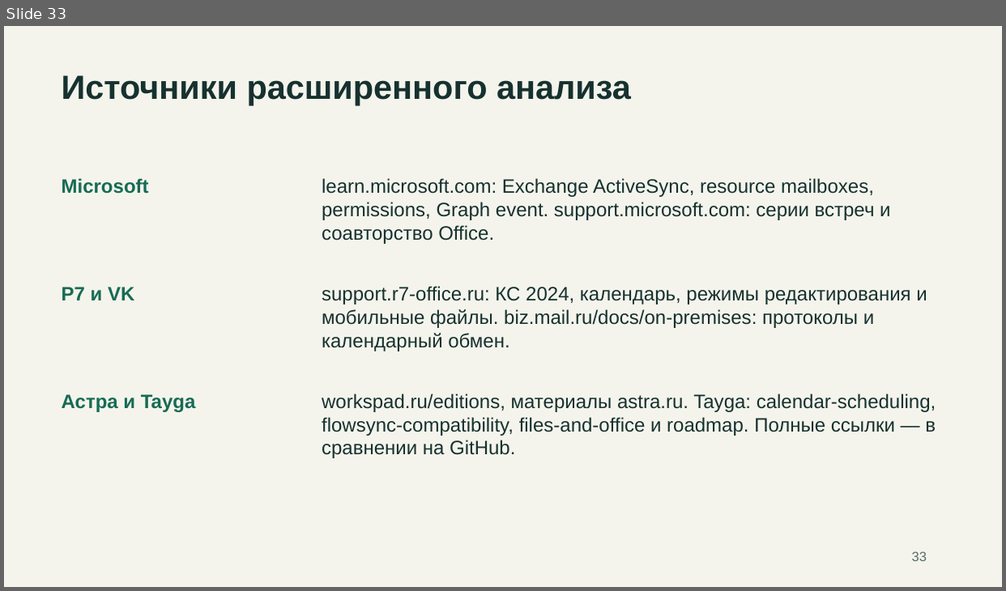
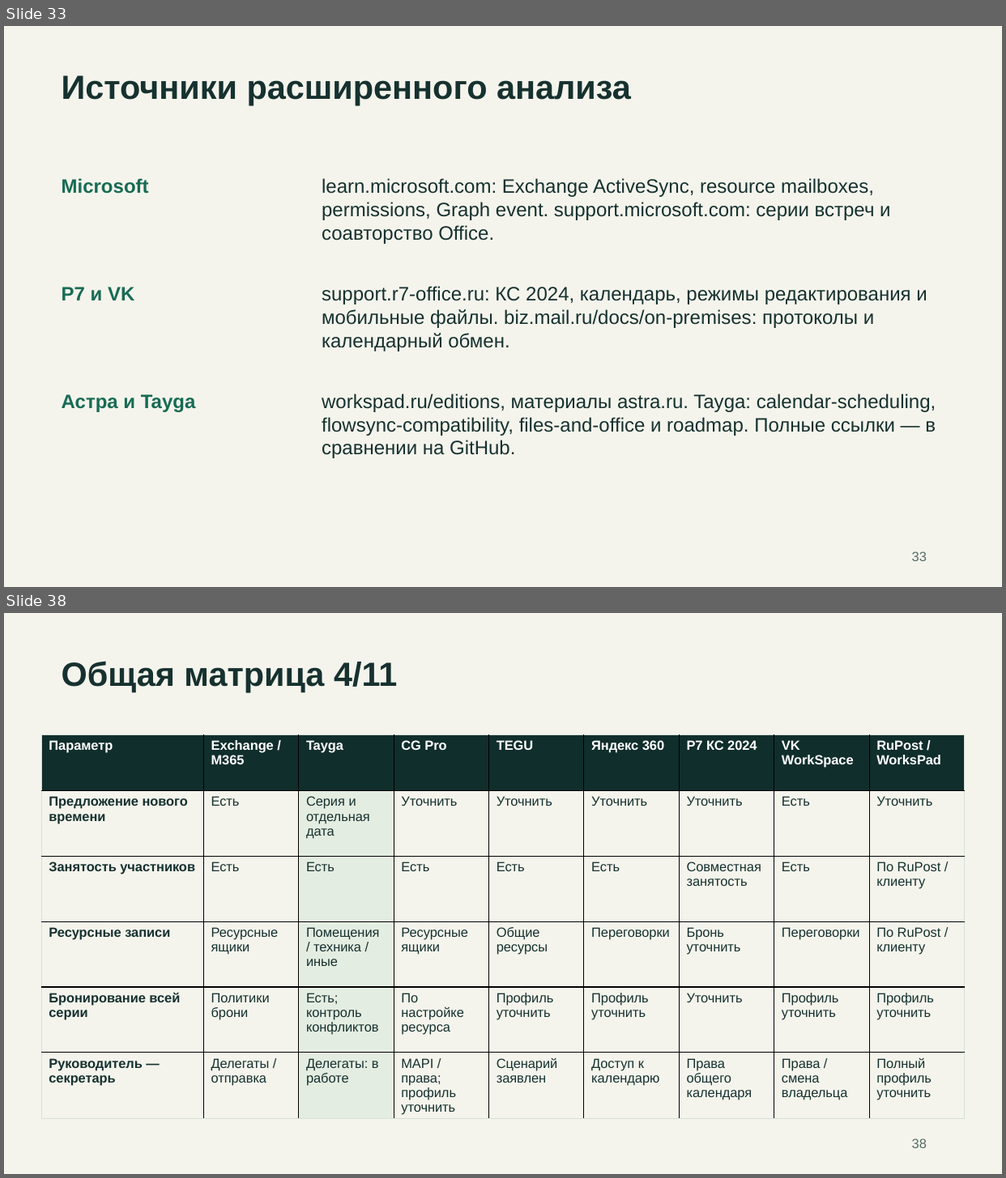
Before and after one commit to rkislov/tayga-mail-server, a slide deck: docs/presentations/tayga-competitors-2026-11-19.pptx. Shown one above the other, each under a label of ours: slide 33 before the commit, slides 33 and 38 after it; the slides between them are not shown. The pictures are 1006x591 and 1006x1178 pixels, drawn with LibreOffice and Linux fonts; fonts in the diff are those of the drawing. Boxes give left, top, right and bottom in pixels: in the first picture for what was removed or moved away, otherwise in the second. Text is boxed around its words. In the diff, an @@ line names an element or a change of style, - is before the commit and + after.

Commit message:
docs: add full comparison matrix and Tayga priorities, refresh product facts

```diff
--- a/docs/presentations/tayga-competitors-2026-11-19.pptx
+++ b/docs/presentations/tayga-competitors-2026-11-19.pptx
@@ slide 38 added at (4,613,1002,1174), background #F4F4EC @@
@@ text added at (62,661,397,692), 32.2 pt, text #16312F, bold @@
+Общая матрица 4/11
@@ table added at (41,735,965,1118), 6 rows, 9 columns @@
+Параметр | Exchange / / M365 | Tayga | CG Pro | TEGU | Яндекс 360 | Р7 КС 2024 | VK WorkSpace | RuPost / / WorksPad
+Предложение нового времени | Есть | Серия и отдельная дата | Уточнить | Уточнить | Уточнить | Уточнить | Есть | Уточнить
+Занятость участников | Есть | Есть | Есть | Есть | Есть | Совместная занятость | Есть | По RuPost / клиенту
+Ресурсные записи | Ресурсные ящики | Помещения / техника / иные | Ресурсные ящики | Общие ресурсы | Переговорки | Бронь уточнить | Переговорки | По RuPost / клиенту
+Бронирование всей серии | Политики брони | Есть; контроль конфликтов | По настройке ресурса | Профиль уточнить | Профиль уточнить | Уточнить | Профиль уточнить | Профиль уточнить
+Руководитель — секретарь | Делегаты / отправка | Делегаты: в работе | MAPI / права; профиль уточнить | Сценарий заявлен | Доступ к календарю | Права общего календаря | Права / смена владельца | Полный профиль уточнить
@@ text added at (912,1139,927,1148), 12.8 pt, text #566C69 @@
+38
```
Also in this commit, not shown: 11 slides changed, 11 other slides added, 4 other files.
